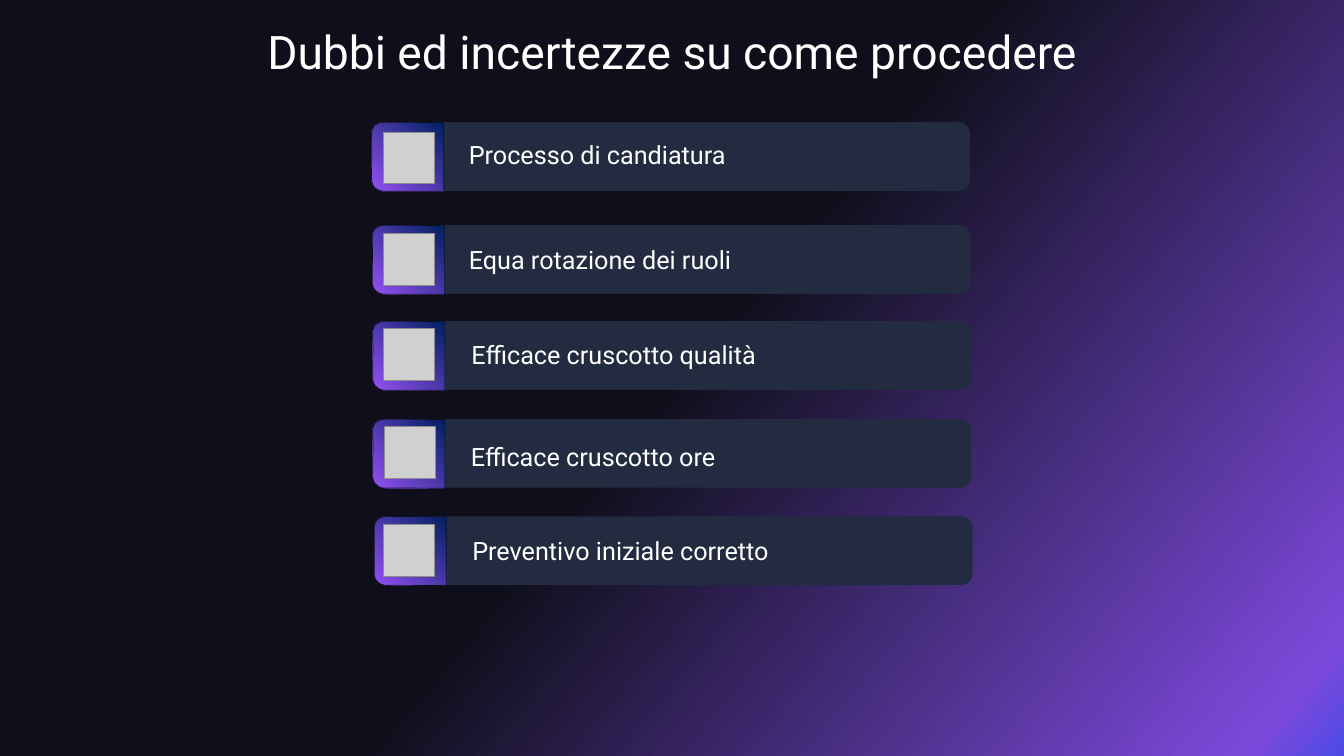
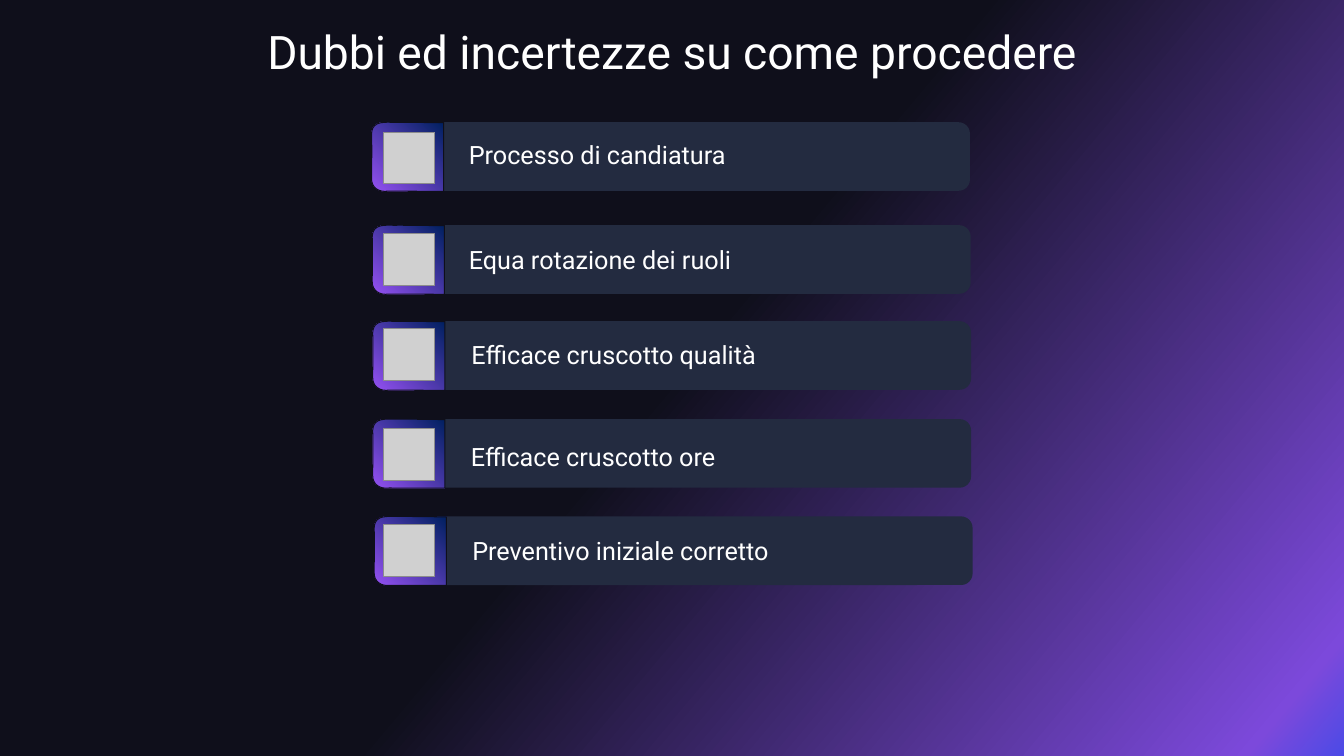
Before and after one commit to 0x06tudio/docs, a slide deck: slide 5 of src/diari_di_bordo/DiarioDiBordo1_ZeroSixStudio.pptx. Drawn at 1344x756 pixels with LibreOffice and Linux fonts; fonts in the diff are those of the drawing; grey boxes stand for pictures. Boxes give left, top, right and bottom in pixels: in the first picture for what was removed or moved away, otherwise in the second. Text is boxed around its words. In the diff, an @@ line names an element or a change of style, - is before the commit and + after.

```diff
--- a/src/diari_di_bordo/DiarioDiBordo1_ZeroSixStudio.pptx
+++ b/src/diari_di_bordo/DiarioDiBordo1_ZeroSixStudio.pptx
@@ picture: place and size @@
-picture at (384,426,436,478)
+picture at (383,430,435,481)
@@ outline #0F0F1B 0.5 pt to #0F0F1B 0.75 pt in 4 elements at (372,123,444,192), (373,225,445,295), (373,419,445,488), (375,517,447,586) @@
```
Also in this commit, not shown: 5 other slides changed.
